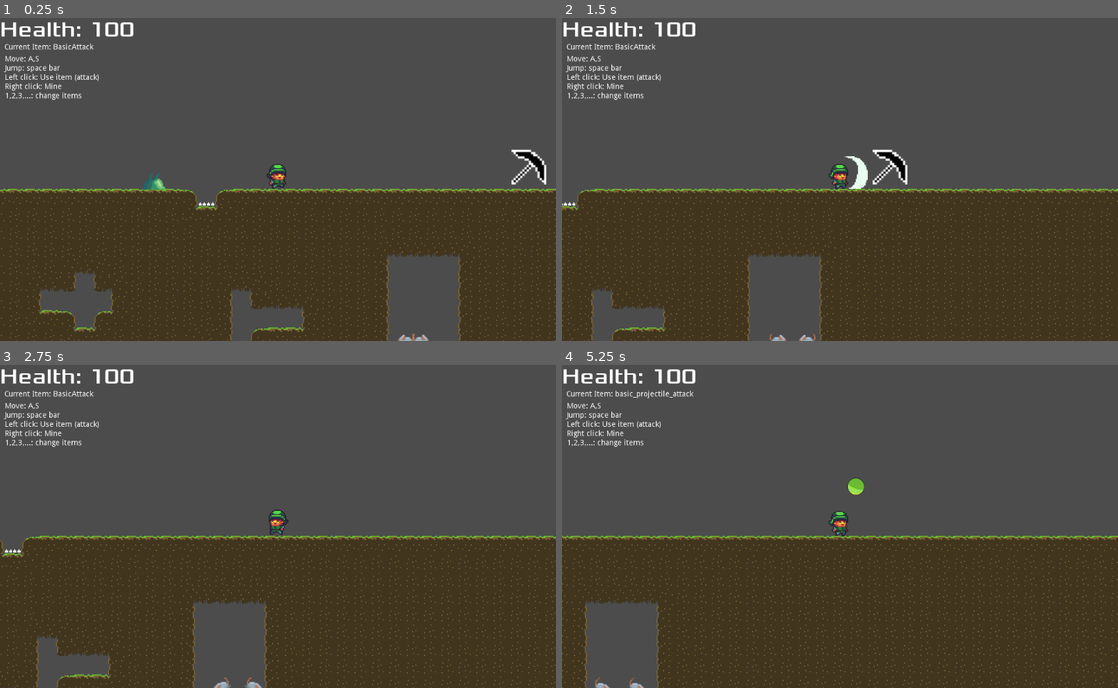
Above: before the commit, frames 1-4 (two rows, left to right).
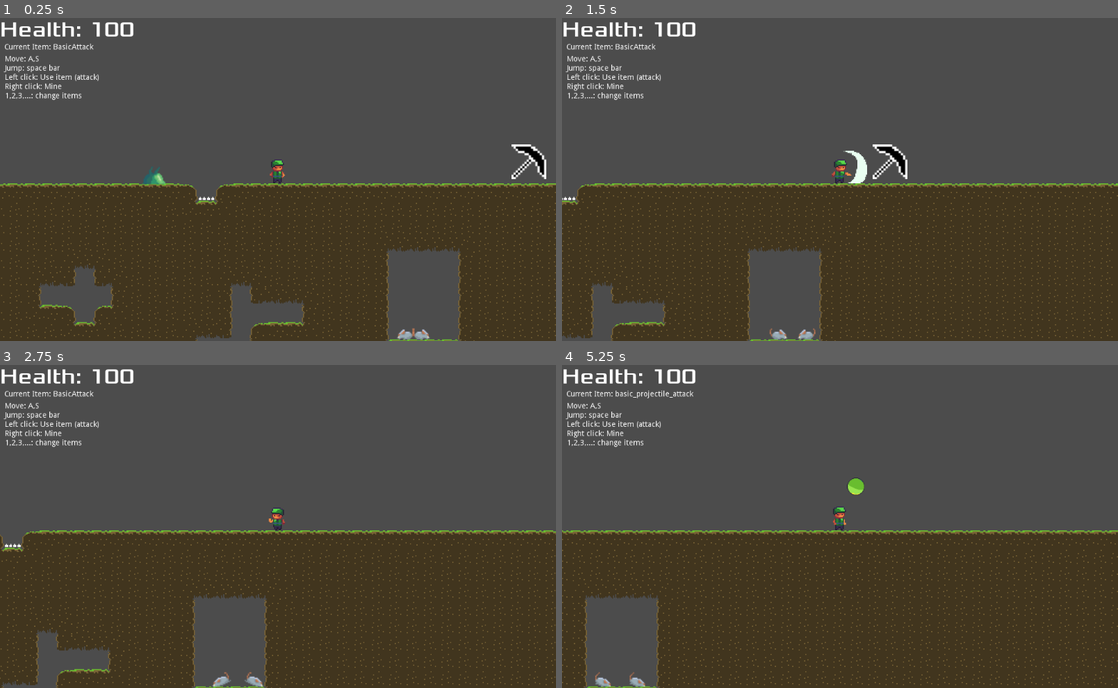
Above: after the commit, the same moments.

Repository: glass-brick/kerene
Game: Godot game, scene res://Scenes/Level/Level.tscn
Same seed, same stepped clock (60 frames per second), same inputs: the game is played once before the commit and once after it.
Inputs (mouse positions are in pixels of both pictures, inside the frame that each line leads up to):
- Up to frame 1 (0.25 s): no input
- Up to frame 2 (1.5 s): move the mouse to (962, 163) at 0.52 s; hold D (ui_right) from 0.53 s (still down); click (962, 163) at 0.6 s; tap Space (ui_select) at 0.77 s; move the mouse to (728, 195) at 1.27 s; tap E (Use_item) at 1.35 s
- Up to frame 3 (2.75 s): tap Space (ui_select) at 1.52 s; click (166, 542) at 1.55 s; move the mouse to (333, 455) at 2.02 s; release D (ui_right) at 2.03 s; hold A (ui_left) from 2.03 s (still down); click (333, 455) at 2.1 s
- Up to frame 4 (5.25 s): move the mouse to (812, 591) at 2.77 s; release A (ui_left) at 2.78 s; hold D (ui_right) 2.78-4.28 s; tap 1 (item_1) at 2.85 s; tap Space (ui_select) at 3.02, 3.77, 4.52 s; click (812, 591) at 3.05 s; move the mouse to (1006, 574) at 3.52 s; tap 2 (item_2) at 3.6 s; click (1006, 574) at 3.8 s; move the mouse to (673, 478) at 4.27 s; hold A (ui_left) 4.28-5.03 s; tap 3 (item_3) at 4.35 s; click (673, 478) at 4.55 s; move the mouse to (867, 526) at 5.02 s; hold D (ui_right) from 5.03 s (still down); right-click (867, 526) at 5.1 s

The runs differ from the first frame. In frame 1, 7.1% of the frame differs, in the area x 0-100%, y 39-100%; in frame 2, 6.7%; in frame 3, 6.1%; in frame 4, 5.9%.

Commit message:
smaller player sprite & hit feedback on player

Diff:
--- a/Scenes/Monsters/Rat.gd
+++ b/Scenes/Monsters/Rat.gd
@@ -76,8 +76,8 @@
 func _on_hit_start(attacker):
 	$AudioHit.play()
 	$AnimatedSprite.play('hit')
-	var attackDirection = attacker.global_position - global_position
-	velocity.x = -50 if attackDirection.x > 0 else 50
+	var attack_direction = attacker.global_position - global_position
+	velocity.x = -50 if attack_direction.x > 0 else 50
 	velocity.y = -100
 
 
--- a/Scenes/Monsters/ShootyThing.gd
+++ b/Scenes/Monsters/ShootyThing.gd
@@ -74,8 +74,8 @@
 
 func _on_hit_start(attacker):
 	$AnimatedSprite.play('hit')
-	var attackDirection = attacker.global_position - global_position
-	velocity.x = -50 if attackDirection.x > 0 else 50
+	var attack_direction = attacker.global_position - global_position
+	velocity.x = -50 if attack_direction.x > 0 else 50
 	velocity.y = -100
 
 
--- a/Scenes/Monsters/ShootyThing.tscn
+++ b/Scenes/Monsters/ShootyThing.tscn
@@ -143,7 +143,6 @@
 position = Vector2( 1.12247, -5.71693 )
 frames = SubResource( 19 )
 animation = "alert"
-frame = 1
 playing = true
 
 [node name="CollisionShape2D" type="CollisionShape2D" parent="."]
--- a/Scenes/Player/Player.gd
+++ b/Scenes/Player/Player.gd
@@ -19,9 +19,11 @@
 export (NodePath) var hud_path
 export (NodePath) var tilemap_path
 
+enum PlayerStates { UNLOCKED, USE, HIT, DEAD }
+var current_state = PlayerStates.UNLOCKED
+
 var velocity = Vector2()
 var jumping = false
-var is_dead = false
 var shader_timer = 0
 var blinking = false
 var invincibility = false
@@ -93,7 +95,11 @@
 
 func get_animation():
 	var new_animation
-	if velocity.y < 0:
+	if current_state == PlayerStates.USE:
+		new_animation = 'interact'
+	elif current_state == PlayerStates.HIT:
+		new_animation = 'hit'
+	elif velocity.y < 0:
 		new_animation = 'jump'
 	elif velocity.y > 0:
 		new_animation = 'fall'
@@ -105,7 +111,7 @@
 
 
 func process_invincibility(delta):
-	if invincibility:
+	if invincibility and not current_state == PlayerStates.HIT:
 		invincibility_counter += delta
 		shader_timer += delta * blinking_speed
 		var mat = sprite.get_material()
@@ -120,9 +126,10 @@
 
 
 func _physics_process(delta):
-	if not is_dead:
+	if not current_state == PlayerStates.DEAD:
 		cursor.update()
-		get_input()
+		if current_state == PlayerStates.UNLOCKED or current_state == PlayerStates.USE:
+			get_input()
 		get_animation()
 		process_invincibility(delta)
 
@@ -134,15 +141,20 @@
 		velocity = move_and_slide(velocity, Vector2(0, -1))
 
 
-func _on_hit(damageTaken, _other):
-	if not invincibility and not is_dead:
+func _on_hit(damageTaken, attacker):
+	if not invincibility and not current_state == PlayerStates.DEAD:
 		self.health = max(self.health - damageTaken, 0)
 		self.play_random_hit_audio()
-		if health == 0:
+		if health > 0:
+			current_state = PlayerStates.HIT
+			var attack_direction = attacker.global_position - global_position
+			velocity.x = -200 if attack_direction.x > 0 else 200
+			velocity.y = -200
+		else:
 			emit_signal('player_died')
 			hud.player_is_dead()
 			$RestartAfterDeath.start()
-			self.is_dead = true
+			self.current_state = PlayerStates.DEAD
 			self.velocity.x = 0
 			self.velocity.y = 0
 			# Aca iria la animacion de la muerte si tuvieramos
@@ -185,6 +197,12 @@
 func use_item():
 	if get_active_item():
 		get_active_item().use()
+		current_state = PlayerStates.USE
+
+
+func _on_AnimatedSprite_animation_finished():
+	if current_state == PlayerStates.USE or current_state == PlayerStates.HIT:
+		current_state = PlayerStates.UNLOCKED
 
 
 func spend_active_item():
--- a/Scenes/Player/Player.tscn
+++ b/Scenes/Player/Player.tscn
@@ -1,6 +1,6 @@
-[gd_scene load_steps=32 format=2]
-
-[ext_resource path="res://Sprites/characters.png" type="Texture" id=1]
+[gd_scene load_steps=40 format=2]
+
+[ext_resource path="res://Sprites/Player.png" type="Texture" id=1]
 [ext_resource path="res://Scenes/Player/Player.gd" type="Script" id=2]
 [ext_resource path="res://Scenes/Items/BasicAttack.gd" type="Script" id=3]
 [ext_resource path="res://Scenes/Items/BasicProjectileAttack.gd" type="Script" id=4]
@@ -18,76 +18,113 @@
 shader_param/modulate = Color( 1, 1, 1, 0 )
 shader_param/timer = null
 
-[sub_resource type="AtlasTexture" id=2]
-atlas = ExtResource( 1 )
-region = Rect2( 544, 64, 32, 32 )
-
-[sub_resource type="AtlasTexture" id=3]
-atlas = ExtResource( 1 )
-region = Rect2( 0, 64, 32, 32 )
-
-[sub_resource type="AtlasTexture" id=4]
-atlas = ExtResource( 1 )
-region = Rect2( 32, 64, 32, 32 )
-
-[sub_resource type="AtlasTexture" id=5]
-atlas = ExtResource( 1 )
-region = Rect2( 64, 64, 32, 32 )
-
-[sub_resource type="AtlasTexture" id=6]
-atlas = ExtResource( 1 )
-region = Rect2( 96, 64, 32, 32 )
-
-[sub_resource type="AtlasTexture" id=7]
-atlas = ExtResource( 1 )
-region = Rect2( 192, 64, 32, 32 )
-
-[sub_resource type="AtlasTexture" id=8]
-atlas = ExtResource( 1 )
-region = Rect2( 160, 64, 32, 32 )
-
-[sub_resource type="AtlasTexture" id=9]
-atlas = ExtResource( 1 )
-region = Rect2( 288, 64, 32, 32 )
-
-[sub_resource type="AtlasTexture" id=10]
-atlas = ExtResource( 1 )
-region = Rect2( 320, 64, 32, 32 )
-
-[sub_resource type="AtlasTexture" id=11]
-atlas = ExtResource( 1 )
-region = Rect2( 352, 64, 32, 32 )
+[sub_resource type="AtlasTexture" id=20]
+atlas = ExtResource( 1 )
+region = Rect2( 0, 0, 22, 22 )
+
+[sub_resource type="AtlasTexture" id=21]
+atlas = ExtResource( 1 )
+region = Rect2( 22, 0, 22, 22 )
+
+[sub_resource type="AtlasTexture" id=22]
+atlas = ExtResource( 1 )
+region = Rect2( 44, 0, 22, 22 )
+
+[sub_resource type="AtlasTexture" id=23]
+atlas = ExtResource( 1 )
+region = Rect2( 66, 0, 22, 22 )
+
+[sub_resource type="AtlasTexture" id=24]
+atlas = ExtResource( 1 )
+region = Rect2( 88, 0, 22, 22 )
+
+[sub_resource type="AtlasTexture" id=25]
+atlas = ExtResource( 1 )
+region = Rect2( 0, 22, 22, 22 )
+
+[sub_resource type="AtlasTexture" id=26]
+atlas = ExtResource( 1 )
+region = Rect2( 22, 22, 22, 22 )
+
+[sub_resource type="AtlasTexture" id=27]
+atlas = ExtResource( 1 )
+region = Rect2( 44, 22, 22, 22 )
+
+[sub_resource type="AtlasTexture" id=28]
+atlas = ExtResource( 1 )
+region = Rect2( 66, 22, 22, 22 )
+
+[sub_resource type="AtlasTexture" id=29]
+atlas = ExtResource( 1 )
+region = Rect2( 88, 22, 22, 22 )
+
+[sub_resource type="AtlasTexture" id=30]
+atlas = ExtResource( 1 )
+region = Rect2( 110, 22, 22, 22 )
+
+[sub_resource type="AtlasTexture" id=31]
+atlas = ExtResource( 1 )
+region = Rect2( 22, 44, 22, 22 )
+
+[sub_resource type="AtlasTexture" id=32]
+atlas = ExtResource( 1 )
+region = Rect2( 0, 44, 22, 22 )
+
+[sub_resource type="AtlasTexture" id=33]
+atlas = ExtResource( 1 )
+region = Rect2( 0, 66, 22, 22 )
+
+[sub_resource type="AtlasTexture" id=34]
+atlas = ExtResource( 1 )
+region = Rect2( 22, 66, 22, 22 )
+
+[sub_resource type="AtlasTexture" id=35]
+atlas = ExtResource( 1 )
+region = Rect2( 44, 66, 22, 22 )
+
+[sub_resource type="AtlasTexture" id=36]
+atlas = ExtResource( 1 )
+region = Rect2( 44, 44, 22, 22 )
+
+[sub_resource type="AtlasTexture" id=37]
+atlas = ExtResource( 1 )
+region = Rect2( 66, 44, 22, 22 )
 
 [sub_resource type="SpriteFrames" id=12]
 animations = [ {
-"frames": [ SubResource( 2 ) ],
+"frames": [ SubResource( 20 ), SubResource( 21 ), SubResource( 22 ), SubResource( 23 ), SubResource( 24 ) ],
 "loop": true,
 "name": "idle",
 "speed": 10.0
 }, {
-"frames": [ SubResource( 3 ), SubResource( 4 ), SubResource( 5 ), SubResource( 6 ) ],
+"frames": [ SubResource( 25 ), SubResource( 26 ), SubResource( 27 ), SubResource( 28 ), SubResource( 29 ), SubResource( 30 ) ],
 "loop": true,
 "name": "walk",
 "speed": 10.0
 }, {
-"frames": [ SubResource( 7 ) ],
+"frames": [ SubResource( 31 ) ],
 "loop": false,
 "name": "fall",
 "speed": 10.0
 }, {
-"frames": [ SubResource( 8 ) ],
+"frames": [ SubResource( 32 ) ],
 "loop": false,
 "name": "jump",
 "speed": 10.0
 }, {
-"frames": [ SubResource( 9 ), SubResource( 10 ), SubResource( 11 ) ],
+"frames": [ SubResource( 33 ), SubResource( 34 ), SubResource( 35 ) ],
 "loop": true,
 "name": "interact",
 "speed": 10.0
+}, {
+"frames": [ SubResource( 36 ), SubResource( 37 ) ],
+"loop": false,
+"name": "hit",
+"speed": 10.0
 } ]
 
 [sub_resource type="RectangleShape2D" id=13]
-extents = Vector2( 5.5, 10 )
+extents = Vector2( 5, 6 )
 
 [sub_resource type="AtlasTexture" id=14]
 atlas = ExtResource( 11 )
@@ -130,10 +167,11 @@
 material = SubResource( 1 )
 frames = SubResource( 12 )
 animation = "idle"
+frame = 2
 playing = true
 
 [node name="CollisionShape2D" type="CollisionShape2D" parent="."]
-position = Vector2( 0.5, 6 )
+position = Vector2( 0, 5 )
 shape = SubResource( 13 )
 
 [node name="Audio1" type="AudioStreamPlayer" parent="."]
@@ -152,9 +190,13 @@
 stream = ExtResource( 10 )
 
 [node name="PlayerAttack" type="Area2D" parent="."]
+position = Vector2( -0.117981, -5.19131 )
 collision_layer = 0
 collision_mask = 2
 script = ExtResource( 12 )
+__meta__ = {
+"_edit_group_": true
+}
 
 [node name="AttackSprite" type="AnimatedSprite" parent="PlayerAttack"]
 visible = false
@@ -164,4 +206,5 @@
 [node name="CollisionShape2D" type="CollisionShape2D" parent="PlayerAttack"]
 position = Vector2( 10.595, 1.984 )
 shape = SubResource( 19 )
+[connection signal="animation_finished" from="AnimatedSprite" to="." method="_on_AnimatedSprite_animation_finished"]
 [connection signal="animation_finished" from="PlayerAttack/AttackSprite" to="PlayerAttack" method="_on_AttackSprite_animation_finished"]
Binary file added: Sprites/Player.aseprite
Binary file added: Sprites/Player.png
Not shown, added: Sprites/Player.png.import
